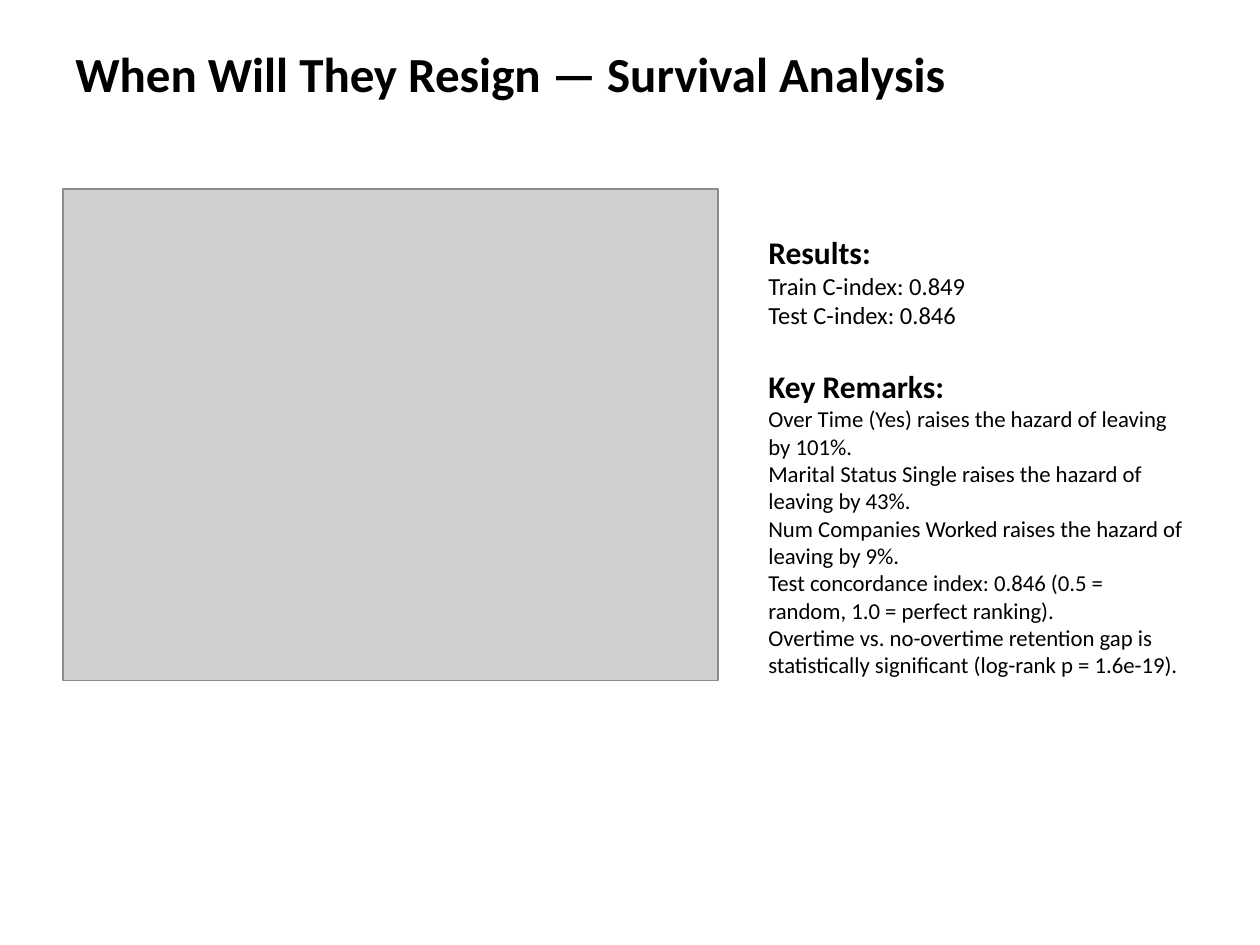
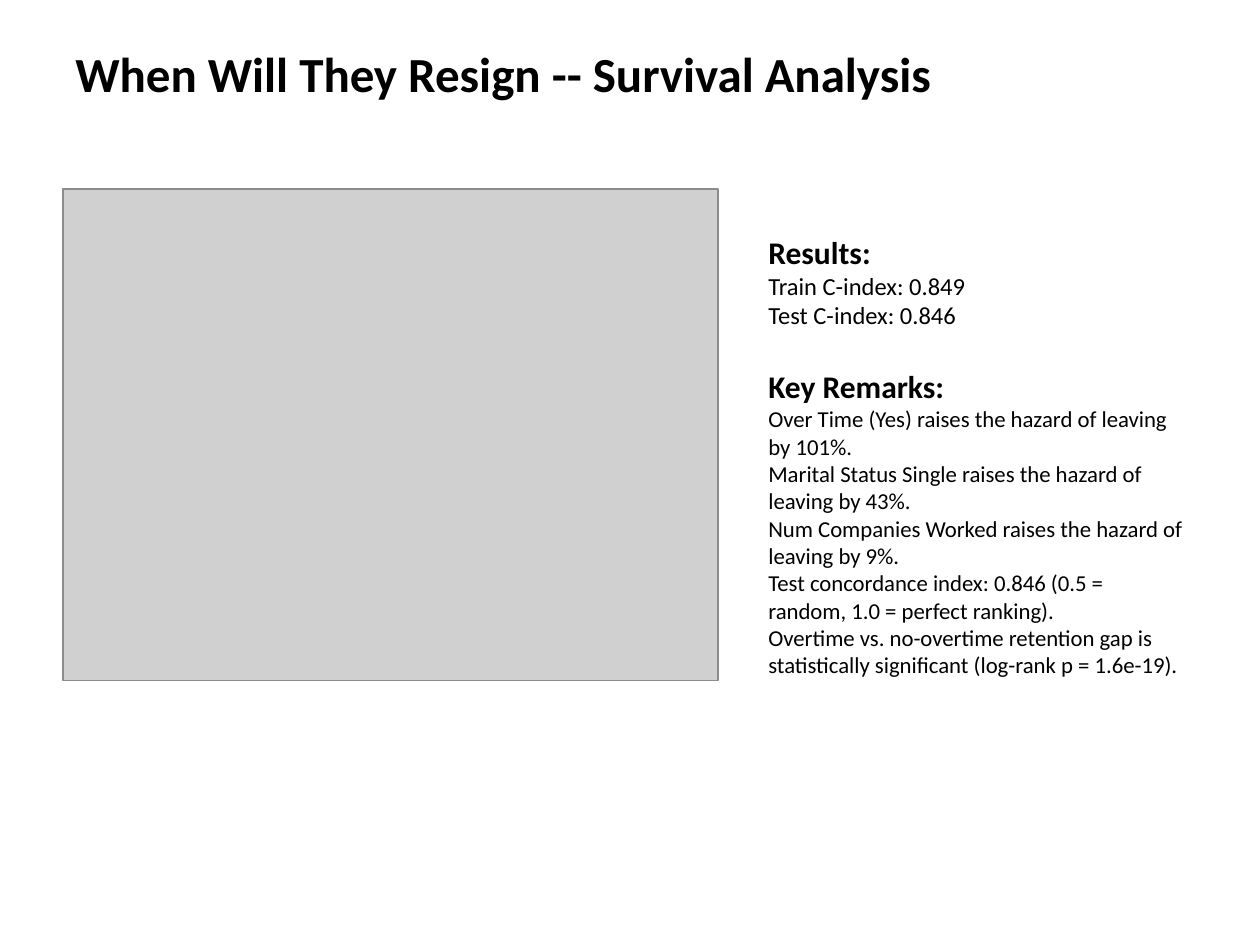
Before and after one commit to Nickwisely97/Code-Portofolio, a slide deck: slide 3 of Project/Forecasting & Predictive Modeling/HR Attrition - Classification & Survival Analysis/result/slides/Executive_Attrition_Report.pptx. Drawn at 1260x945 pixels with LibreOffice and Linux fonts; fonts in the diff are those of the drawing; grey boxes stand for pictures. Boxes give left, top, right and bottom in pixels: in the first picture for what was removed or moved away, otherwise in the second. Text is boxed around its words. In the diff, an @@ line names an element or a change of style, - is before the commit and + after.

```diff
--- a/Project/Forecasting & Predictive Modeling/HR Attrition - Classification & Survival Analysis/result/slides/Executive_Attrition_Report.pptx
+++ b/Project/Forecasting & Predictive Modeling/HR Attrition - Classification & Survival Analysis/result/slides/Executive_Attrition_Report.pptx
@@ text at box(75, 57, 931, 101): text changed @@
-When Will They Resign — Survival Analysis
+When Will They Resign -- Survival Analysis
```
Also in this commit, not shown: 2 other slides changed, 24 other files.
